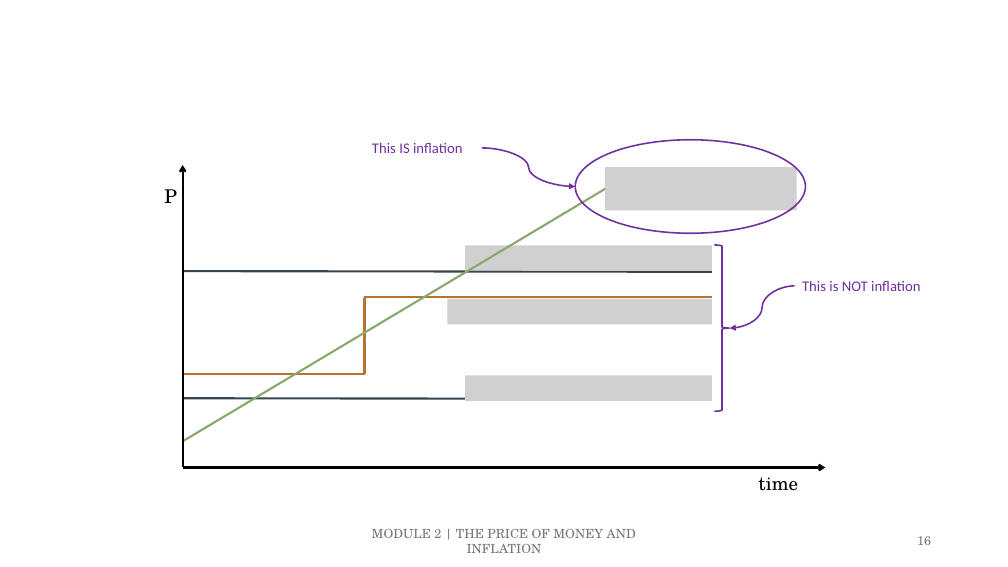
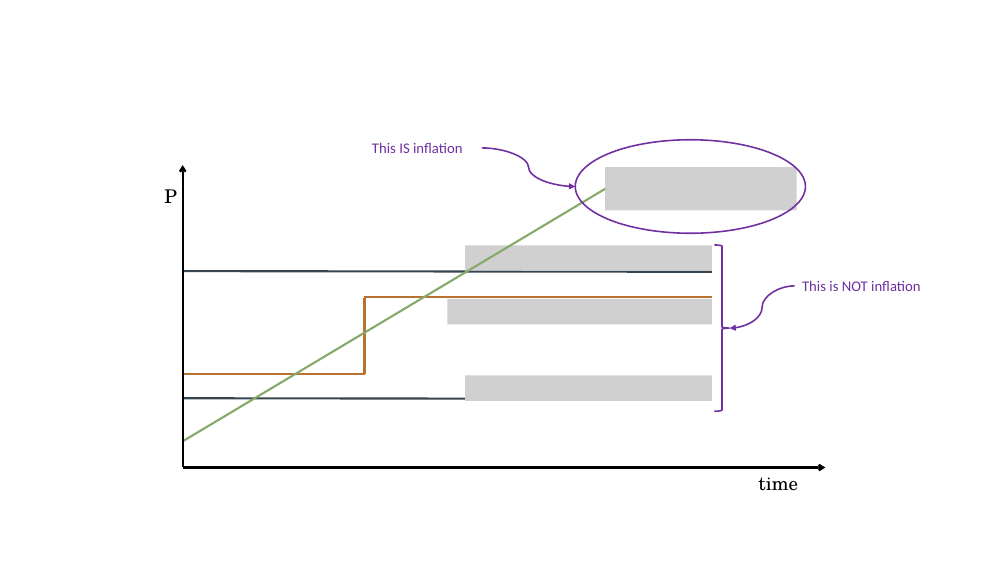
Before and after one commit to ncachanosky/ECON-3320-online, a slide deck: slide 16 of figures/figures.pptx. Drawn at 1008x567 pixels with LibreOffice and Linux fonts; fonts in the diff are those of the drawing; grey boxes stand for pictures. Boxes give left, top, right and bottom in pixels: in the first picture for what was removed or moved away, otherwise in the second. Text is boxed around its words. In the diff, an @@ line names an element or a change of style, - is before the commit and + after.

```diff
--- a/figures/figures.pptx
+++ b/figures/figures.pptx
@@ text removed at [372,529,636,553] @@
-MODULE 2 | THE PRICE OF MONEY AND INFLATION
@@ page number removed at [917,536,931,545] @@
-16
```
Also in this commit, not shown: 4 other slides changed, 19 slides added, 32 other files.
